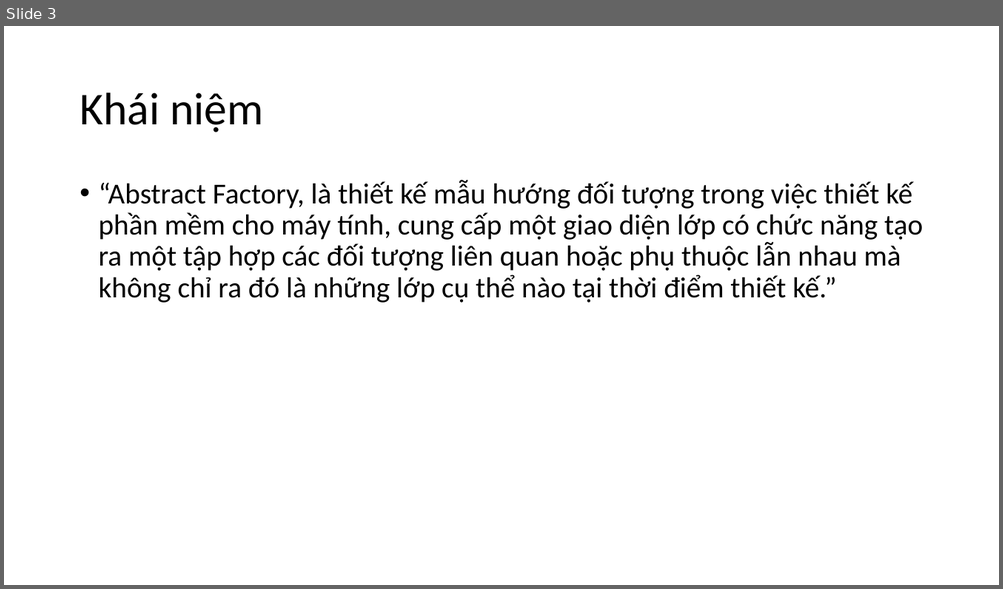
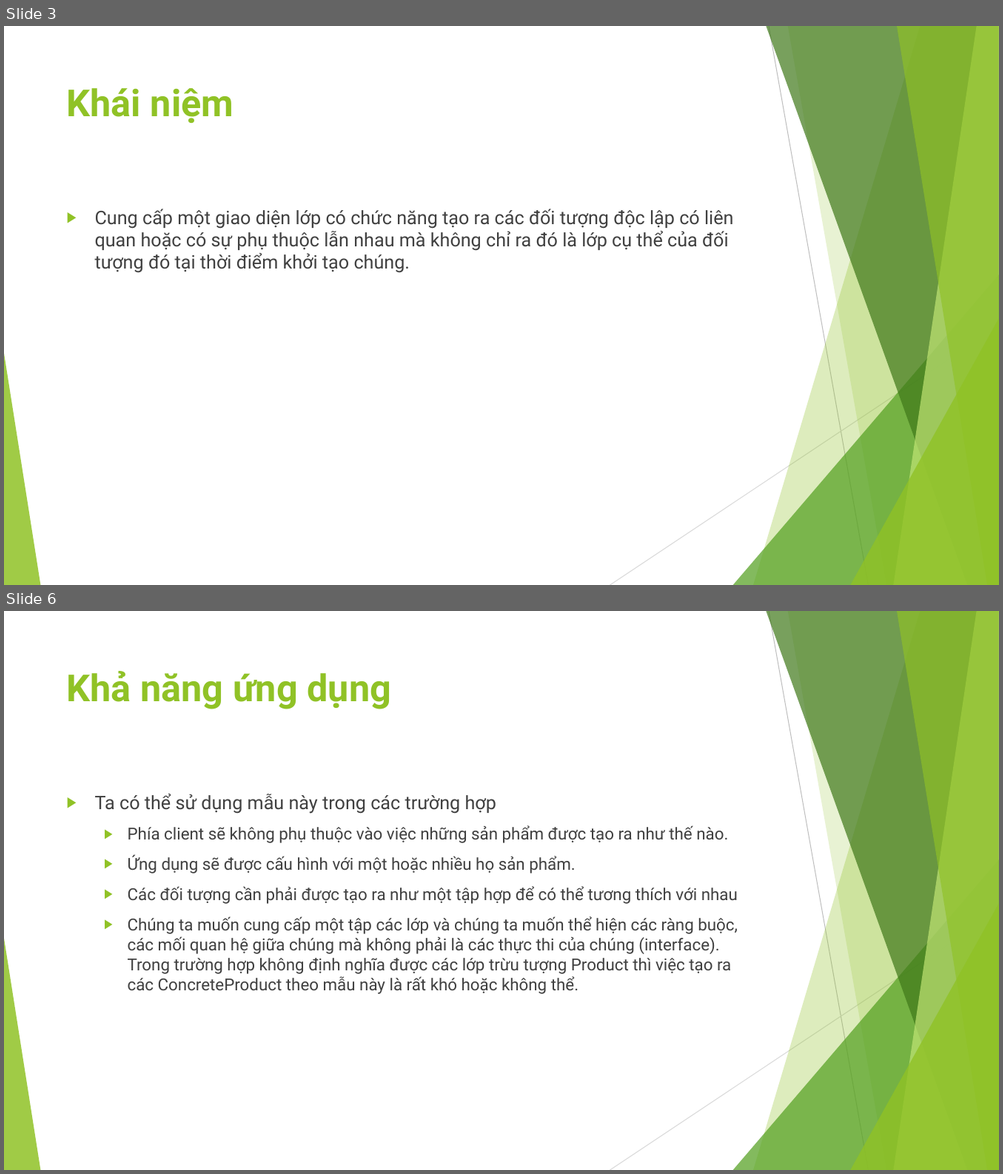
Before and after one commit to ChrisJamison/design_pattern, a slide deck: Báo cáo cuối kỳ/1. Abstract Fatory/Slide.pptx. Shown one above the other, each under a label of ours: slide 3 before the commit, slides 3 and 6 after it; the slides between them are not shown. The pictures are 1003x589 and 1003x1174 pixels, drawn with LibreOffice and Linux fonts; fonts in the diff are those of the drawing. Boxes give left, top, right and bottom in pixels: in the first picture for what was removed or moved away, otherwise in the second. Text is boxed around its words. In the diff, an @@ line names an element or a change of style, - is before the commit and + after.

Commit message:
Updated Abstract Factory (báo cáo + slide)

```diff
--- a/Báo cáo cuối kỳ/1. Abstract Fatory/Slide.pptx
+++ b/Báo cáo cuối kỳ/1. Abstract Fatory/Slide.pptx
@@ slide 6 added at <box>4,611,999,1170</box>, background #FFFFFF; not listed: 10 template elements that a slide beside it also shows @@
@@ title added at <box>67,671,392,709</box>, 36 pt, text #90C226, bold @@
+Khả năng ứng dụng
@@ text added at <box>95,794,737,994</box>, 16 pt, text #404040 @@
+▶ Ta có thể sử dụng mẫu này trong các trường hợp
+  ▶ Phía client sẽ không phụ thuộc vào việc những sản phẩm được tạo ra như thế nào.
+  ▶ Ứng dụng sẽ được cấu hình với một hoặc nhiều họ sản phẩm.
+  ▶ Các đối tượng cần phải được tạo ra như một tập hợp để có thể tương thích với nhau
+  ▶ Chúng ta muốn cung cấp một tập các lớp và chúng ta muốn thể hiện các ràng buộc, các mối quan hệ giữa chúng mà không phải là các thực thi của chúng (interface). Trong trường hợp không định nghĩa được các lớp trừu tượng Product thì việc tạo ra các ConcreteProduct theo mẫu này là rất khó hoặc không thể.
@@ slide 3 changed as well @@
@@ title "Khái niệm": place and size @@
-title "Khái niệm" at <box>79,93,263,133</box>
+title "Khái niệm" at <box>67,88,233,123</box>
@@ title "Khái niệm" at <box>67,88,233,123</box>: size 44 to 36 pt, font Calibri to Roboto, text colour #000000 to #90C226, bold on; line spacing 0.9 to 1; vertical alignment middle to top @@
@@ text at <box>95,209,734,273</box>: text changed; size 28 to 18 pt; font Calibri to Roboto; text colour #000000 to #404040 @@
-• “Abstract Factory, là thiết kế mẫu hướng đối tượng trong việc thiết kế phần mềm cho máy tính, cung cấp một giao diện lớp có chức năng tạo ra một tập hợp các đối tượng liên quan hoặc phụ thuộc lẫn nhau mà không chỉ ra đó là những lớp cụ thể nào tại thời điểm thiết kế.”
+▶ Cung cấp một giao diện lớp có chức năng tạo ra các đối tượng độc lập có liên quan hoặc có sự phụ thuộc lẫn nhau mà không chỉ ra đó là lớp cụ thể của đối tượng đó tại thời điểm khởi tạo chúng.
@@ group added at <box>4,26,999,585</box>: 5 freeform shapes, 3 triangles, 2 lines @@
```
Also in this commit, not shown: 7 other slides changed, 4 other slides added, 3 slides removed, 1 other file.
